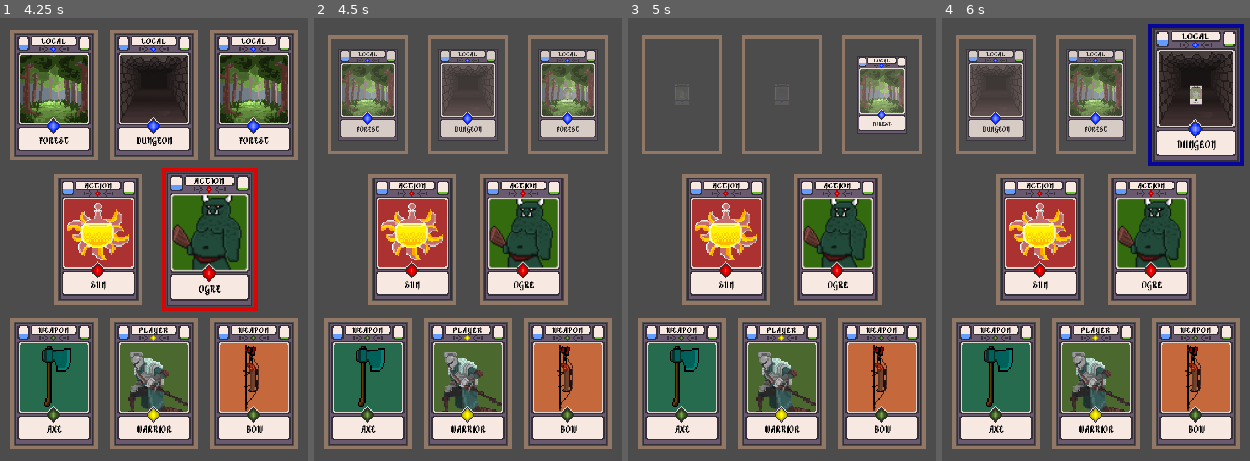
Above: before the commit, frames 1-4 (left to right).
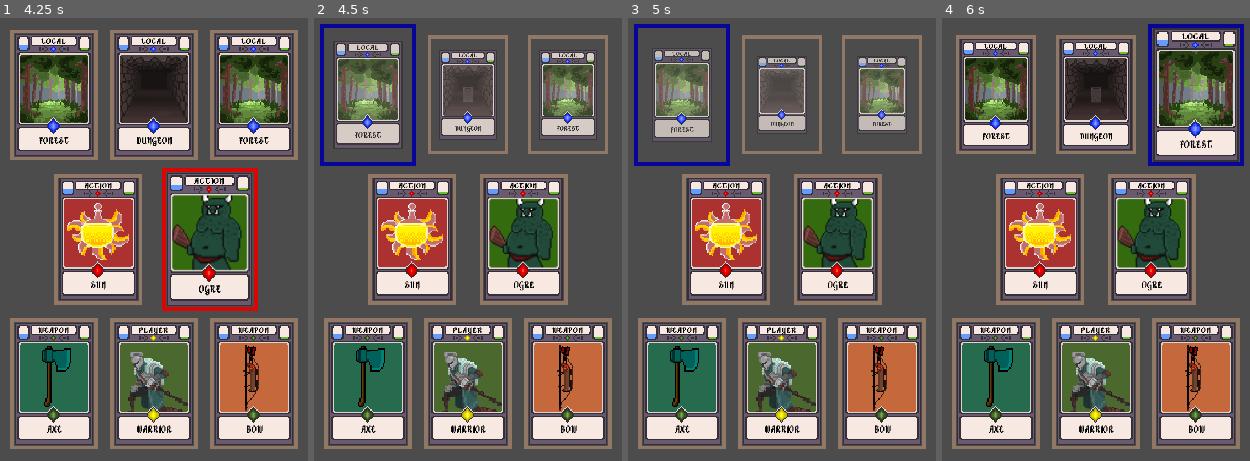
Above: after the commit, the same moments.

Repository: kdds22/Crawler-Card-RPG
Game: Godot game, scene res://scenes/MainCore.tscn
Same seed, same stepped clock (60 frames per second), same inputs: the game is played once before the commit and once after it.
Inputs (mouse positions are in pixels of both pictures, inside the frame that each line leads up to):
- Up to frame 1 (4.25 s): move the mouse to (154, 381) at 0.52 s; press the mouse at (154, 381) at 0.53 s; tap Enter at 1.25, 2.75 s; move the mouse to (55, 381) at 1.27 s; release the mouse at (55, 381) at 1.28 s; click (55, 381) at 1.35 s; tap Space at 2, 3.5 s; move the mouse to (252, 381) at 2.02 s; press the mouse at (252, 381) at 2.03 s; move the mouse to (98, 239) at 2.77 s; release the mouse at (98, 239) at 2.78 s; click (98, 239) at 2.85 s; move the mouse to (209, 239) at 3.52 s; press the mouse at (209, 239) at 3.53 s
- Up to frame 2 (4.5 s): tap Enter at 4.25 s; move the mouse to (369, 93) at 4.27 s; release the mouse at (369, 93) at 4.28 s; click (369, 93) at 4.35 s
- Up to frame 3 (5 s): no input
- Up to frame 4 (6 s): move the mouse to (1096, 93) at 5.02 s; press the mouse at (1096, 93) at 5.03 s; move the mouse to (1194, 93) at 5.77 s; release the mouse at (1194, 93) at 5.78 s; click (1194, 93) at 5.85 s

Frame 1 is identical in both runs. In frame 2, 8.3% of the frame differs, in the area x 1-92%, y 1-34%; in frame 3, 7.6%; in frame 4, 14%, in the area x 5-95%, y 4-31%.
Error before the commit: Invalid get index 'card_type' (on base: 'Nil'). (res://scripts/MainCore.gd:78)

Commit message:
Progresso na escolha da Carta-Local /2 - Bug do Append, resolvido (dentro de um FOR --' )

Diff:
--- a/scenes/CardBase.tscn
+++ b/scenes/CardBase.tscn
@@ -28,7 +28,7 @@
 tracks/0/imported = false
 tracks/0/enabled = true
 tracks/0/keys = {
-"times": PoolRealArray( 0, 0.8 ),
+"times": PoolRealArray( 0, 0.7 ),
 "transitions": PoolRealArray( 1, 1 ),
 "update": 0,
 "values": [ Vector2( 1, 1 ), Vector2( 1e-005, 1e-005 ) ]
@@ -44,6 +44,20 @@
 "transitions": PoolRealArray( 1, 1 ),
 "update": 0,
 "values": [ Color( 1, 1, 1, 1 ), Color( 1, 1, 1, 0 ) ]
+}
+tracks/2/type = "method"
+tracks/2/path = NodePath(".")
+tracks/2/interp = 1
+tracks/2/loop_wrap = true
+tracks/2/imported = false
+tracks/2/enabled = true
+tracks/2/keys = {
+"times": PoolRealArray( 0.8 ),
+"transitions": PoolRealArray( 1 ),
+"values": [ {
+"args": [  ],
+"method": "queue_free"
+} ]
 }
 
 [sub_resource type="Animation" id=5]
--- a/scripts/CardBase.gd
+++ b/scripts/CardBase.gd
@@ -95,7 +95,6 @@
 			print()
 			print("Tipo: " + card_type + " - Nome: " + card_name + " - Grupos: " , self.get_groups())
 			if card_type == "Local":
-#				CardManager.local_card_clicked(card_name)
 				get_node("../../..").card_clicked(self) # MainCore.gd
 #			print(event)
 
--- a/scripts/MainCore.gd
+++ b/scripts/MainCore.gd
@@ -81,7 +81,7 @@
 		card.get_parent().self_modulate = Color(1,1,1)
 		card.get_node("Anim").play("out")
 		yield(card.get_node("Anim"), "animation_finished")
-		card.queue_free()
+		print(card.get_info_card())
 
 	pass # func remove_Card
 
--- a/scripts/global/CardManager.gd
+++ b/scripts/global/CardManager.gd
@@ -198,10 +198,15 @@
 
 	var return_array_local : Array = []
 	var return_local : Dictionary = {}
+	var actual_card_info : Dictionary
 
 	var j = 0
+
+	return_array_local.clear()
+
 	for i in ref_move:
 		return_local = {}
+		print(i," / ref_move")
 		var pre_local_change = CoreSystemManager.set_actual_local_card(value)
 		print("Local Change?  ",pre_local_change)
 
@@ -215,30 +220,17 @@
 
 		else:
 #			value["Index"] = pos_table.get_index()
-			value["Index"] = ref_move[i]["Index"]
-			value["Group"] = ref_move[i]["Group"]
+#			value["Index"] = ref_move[i]["Index"]
+#			value["Group"] = ref_move[i]["Group"]
+			value = ref_move[i]
 #			value = ref_move[i]
 
 			print(ref_move[i]["Name"], " >> ",ref_move[i]["Index"], " >> ", value["Index"])
 			return_local  = value
 			print("Return Local ----> ",return_local["Index"], " - ", return_local["Name"], " - ", return_local["Group"])
 
-		print()
-		print(return_local)
-		print()
 		return_array_local.append(return_local)
-		print()
-		print(return_array_local[j])
-		print("Appended")
-		print()
-
-		print("Return Value ----> ",value["Index"], " - ", value["Name"], " - ", value["Group"])
-		print("Return Array ----> ",return_array_local[j]["Index"], " - ", return_array_local[j]["Name"], " - ", return_array_local[j]["Group"])
-		j += 1
-
-	for i in len(return_array_local):
-		print(return_array_local[i])
-	print()
-	print("Antes de ENVIAR::::::: ", return_array_local)
-	print()
+
+	j += 1
+
 	return return_array_local # func local_card_clicked
--- a/scripts/global/CoreSystemManager.gd
+++ b/scripts/global/CoreSystemManager.gd
@@ -36,7 +36,8 @@
 # SETa qual é a Carta de Movimentação Atual
 # Contador de Local_Cards
 func set_actual_local_card(value : Dictionary) -> bool:
-	actual_card_local = value["Type"]
+	actual_card_local = value["Name"]
+	print("actual_card_local: ",actual_card_local)
 	local_qtd += 1
 	if local_qtd >= LOCAL_MAX:
 		local_qtd = 0
